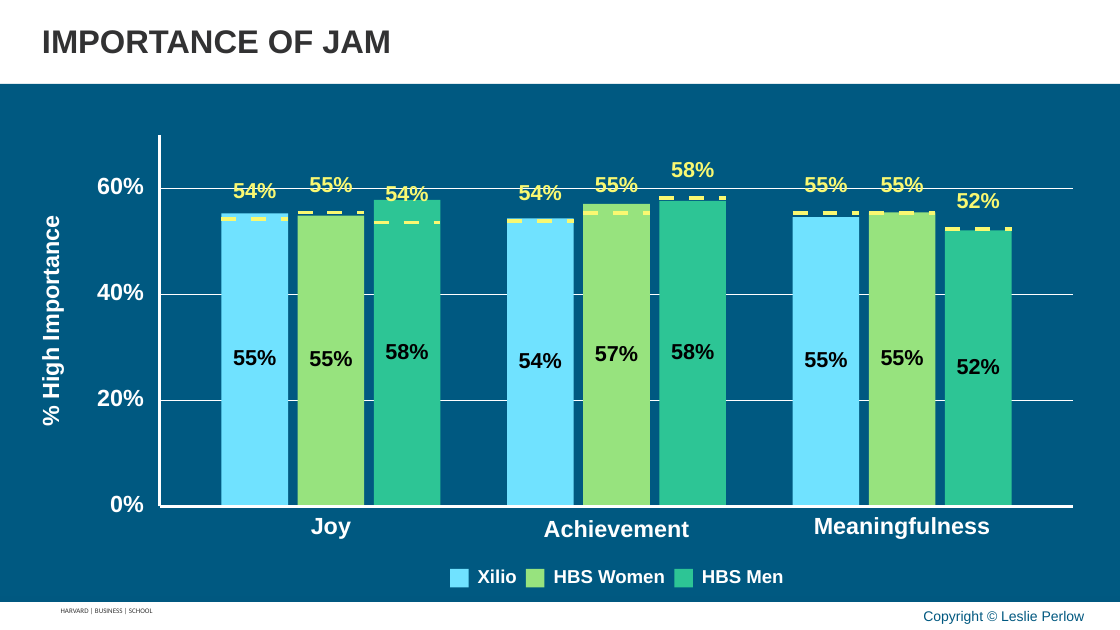
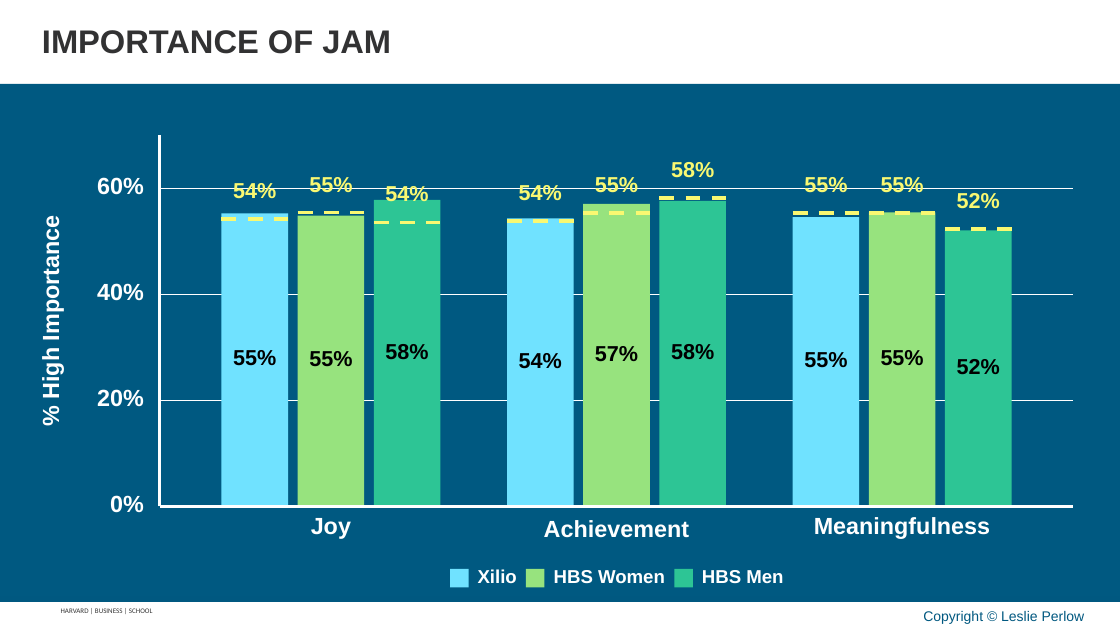
Before and after one commit to APPLITICS/lifematrix-deck-automation, a slide deck: slide 10 of outputs/generated_slides.pptx. Drawn at 1120x630 pixels with LibreOffice and Linux fonts; fonts in the diff are those of the drawing; background and template pictures are left out. Boxes give left, top, right and bottom in pixels: in the first picture for what was removed or moved away, otherwise in the second. Text is boxed around its words. In the diff, an @@ line names an element or a change of style, - is before the commit and + after.

```diff
--- a/outputs/generated_slides.pptx
+++ b/outputs/generated_slides.pptx
@@ freeform shape: place and size @@
-freeform shape at [793,213,860,213]
+freeform shape at [660,197,726,197]
@@ freeform shape: place and size @@
-freeform shape at [507,221,574,221]
+freeform shape at [222,219,288,219]
@@ freeform shape: place and size @@
-freeform shape at [222,219,288,219]
+freeform shape at [297,213,364,213]
@@ outline #F9F871 3.2 pt to #F9F871 3.2 pt dashed in 9 elements at [945,229,1012,229], [297,213,364,213], [507,221,574,221], [793,213,860,213], [660,197,726,197], [583,213,649,213], [869,213,935,213], [222,219,288,219], [374,223,440,223] @@
@@ freeform shape: place and size @@
-freeform shape at [297,213,364,213]
+freeform shape at [374,223,440,223]
@@ freeform shape: place and size @@
-freeform shape at [583,213,649,213]
+freeform shape at [507,221,574,221]
@@ freeform shape: place and size @@
-freeform shape at [374,223,440,223]
+freeform shape at [583,213,649,213]
@@ freeform shape: place and size @@
-freeform shape at [660,197,726,197]
+freeform shape at [793,213,860,213]
```
Also in this commit, not shown: 13 other slides changed, 21 slides added.
